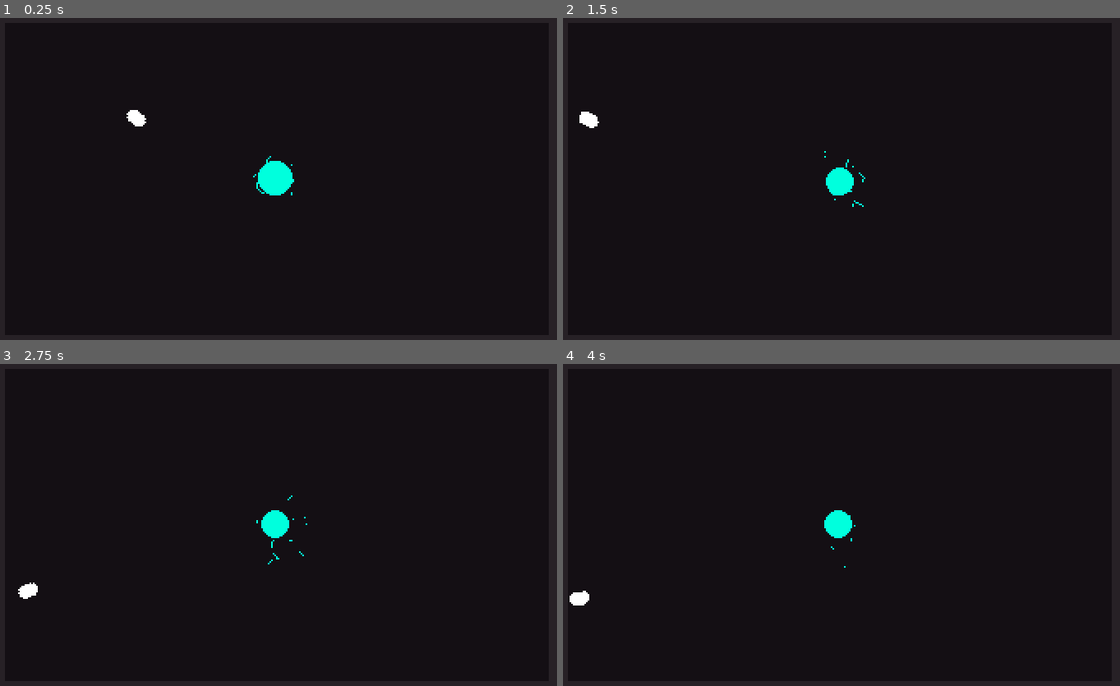
Above: before the commit, frames 1-4 (two rows, left to right).
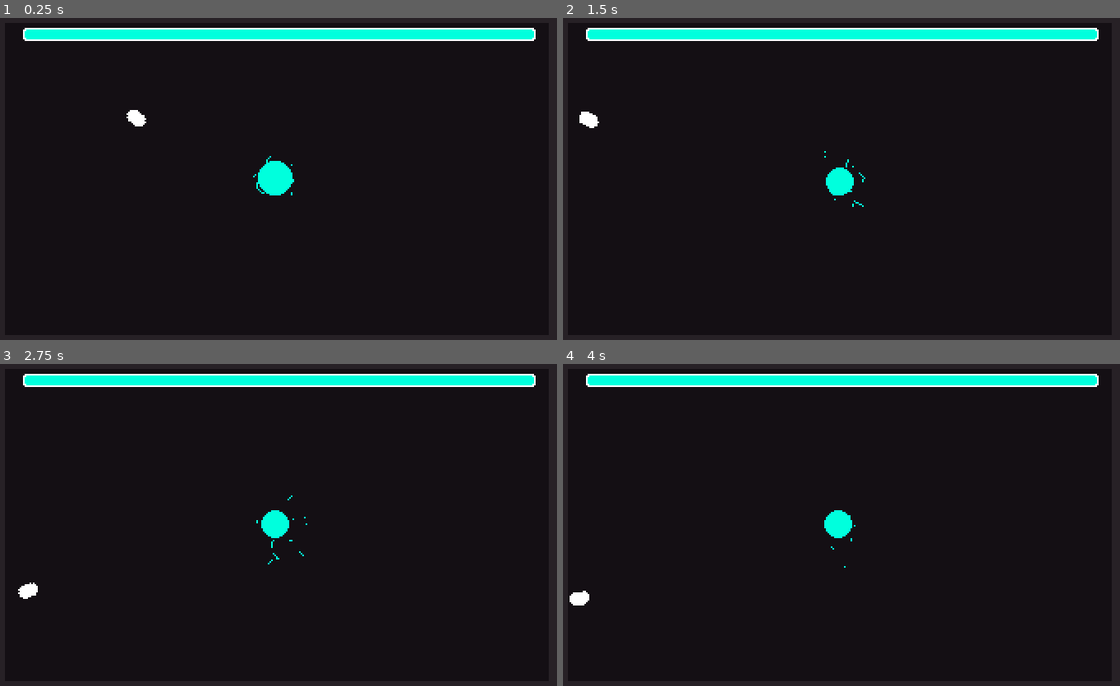
Above: after the commit, the same moments.

Repository: Nexe08/EnergySource
Game: Godot game, scene res://Main.tscn
The game is run twice, just before and just after one commit, with the same random seed, the same clock (stepped at 60 frames per second) and the same inputs.
Inputs (mouse positions are in pixels of both pictures, inside the frame that each line leads up to):
- Up to frame 1 (0.25 s): no input
- Up to frame 2 (1.5 s): move the mouse to (964, 162) at 0.52 s; hold A (a) 0.53-1.28 s; tap D (d) at 0.8, 1.35 s; move the mouse to (730, 195) at 1.27 s
- Up to frame 3 (2.75 s): tap S (s) at 1.55 s; move the mouse to (334, 454) at 2.02 s; hold S (s) from 2.03 s (still down); tap W (w) at 2.3 s
- Up to frame 4 (4 s): move the mouse to (813, 589) at 2.77 s; release S (s) at 2.78 s; tap W (w) at 2.85 s; tap A (a) at 3.05 s; move the mouse to (1008, 573) at 3.52 s; hold A (a) from 3.53 s (still down); tap D (d) at 3.8 s

The runs differ from the first frame. In frame 1, 3.8% of the frame differs, in the area x 4-97%, y 3-8%; in frame 2, 3.8%; in frame 3, 3.8%; in frame 4, 3.8%.

Commit message:
Added: EnergyBar etc..
* Parent Progress bar.
* EnergyBarComponent
* visual feedback for EnergyBar

Diff:
--- a/Autoload/global.gd
+++ b/Autoload/global.gd
@@ -1,5 +1,10 @@
 extends Node
 # global
+
+# warning-ignore:unused_signal
+# emmited by object that can effect energy level
+# connected in prgress bar that show energy (energy bar component)
+signal energy_level_changed(value)
 
 var current_camera
 var main
--- a/Main.tscn
+++ b/Main.tscn
@@ -1,9 +1,10 @@
-[gd_scene load_steps=9 format=2]
+[gd_scene load_steps=10 format=2]
 
 [ext_resource path="res://Player/Player.tscn" type="PackedScene" id=1]
 [ext_resource path="res://main.gd" type="Script" id=2]
 [ext_resource path="res://Core/Core.tscn" type="PackedScene" id=3]
 [ext_resource path="res://Camera/Camera.tscn" type="PackedScene" id=4]
+[ext_resource path="res://ProgressBar/EnergyBarComponent.tscn" type="PackedScene" id=5]
 
 [sub_resource type="RectangleShape2D" id=1]
 extents = Vector2( 5, 100 )
@@ -19,6 +20,9 @@
 
 [node name="Main" type="Node2D"]
 script = ExtResource( 2 )
+
+[node name="Camera" parent="." instance=ExtResource( 4 )]
+visible = false
 
 [node name="background" type="ColorRect" parent="."]
 margin_right = 340.0
@@ -65,8 +69,7 @@
 [node name="CollisionShape2D5" type="CollisionShape2D" parent="background/BoundingBox/down"]
 shape = SubResource( 4 )
 
-[node name="Camera" parent="." instance=ExtResource( 4 )]
-visible = false
+[node name="EnergyBarComponent" parent="." instance=ExtResource( 5 )]
 
 [node name="Core" parent="." instance=ExtResource( 3 )]
 position = Vector2( 170, 100 )
--- a/Player/Script/PlayerAttackComponent.gd
+++ b/Player/Script/PlayerAttackComponent.gd
@@ -39,7 +39,8 @@
         parent.parent.add_child(bullet_instance)
         fire_rate_timer.stop()
         fire_rate_timer.start()
-        sprite.scale = Vector2(1.5, 1.5)
+        sprite.scale = Vector2(1.5, 1.5) # visual
+        global.emit_signal("energy_level_changed", -1) # energy level was consumed
         can_fire = false
 
 
--- /dev/null
+++ b/ProgressBar/EnergyBarComponent.tscn
@@ -0,0 +1,53 @@
+[gd_scene load_steps=6 format=2]
+
+[ext_resource path="res://ProgressBar/ProgressBar.tscn" type="PackedScene" id=1]
+[ext_resource path="res://ProgressBar/script/energy_bar_component.gd" type="Script" id=2]
+[ext_resource path="res://ProgressBar/script/progress_bar.gd" type="Script" id=3]
+
+[sub_resource type="StyleBoxFlat" id=5]
+bg_color = Color( 0, 1, 0.866667, 1 )
+border_width_left = 1
+border_width_top = 1
+border_width_right = 1
+border_width_bottom = 1
+border_color = Color( 1, 1, 1, 1 )
+corner_radius_top_left = 4
+corner_radius_top_right = 4
+corner_radius_bottom_right = 4
+corner_radius_bottom_left = 4
+anti_aliasing = false
+
+[sub_resource type="StyleBoxFlat" id=6]
+bg_color = Color( 1, 1, 1, 1 )
+border_width_left = 1
+border_width_top = 1
+border_width_right = 1
+border_width_bottom = 1
+border_color = Color( 1, 1, 1, 1 )
+border_blend = true
+corner_radius_top_left = 2
+corner_radius_top_right = 2
+corner_radius_bottom_right = 2
+corner_radius_bottom_left = 2
+anti_aliasing = false
+
+[node name="EnergyBarComponent" type="Node2D"]
+position = Vector2( 16, 8 )
+script = ExtResource( 2 )
+
+[node name="EnergyBar" type="ProgressBar" parent="." instance=ExtResource( 1 )]
+margin_right = 312.0
+margin_bottom = 8.0
+rect_pivot_offset = Vector2( 156, 4 )
+custom_colors/font_color_shadow = Color( 0, 0, 0, 1 )
+custom_styles/fg = SubResource( 5 )
+custom_styles/bg = SubResource( 6 )
+value = 50.0
+percent_visible = false
+script = ExtResource( 3 )
+__meta__ = {
+"_edit_use_anchors_": false
+}
+always_visible = true
+
+[connection signal="value_changed" from="EnergyBar" to="EnergyBar" method="_on_HelthBar_value_changed"]
--- /dev/null
+++ b/ProgressBar/ProgressBar.tscn
@@ -0,0 +1,49 @@
+[gd_scene load_steps=4 format=2]
+
+[ext_resource path="res://ProgressBar/script/progress_bar.gd" type="Script" id=1]
+
+[sub_resource type="StyleBoxFlat" id=1]
+bg_color = Color( 0.529412, 0.188235, 0.188235, 1 )
+border_width_left = 1
+border_width_top = 1
+border_width_right = 1
+border_width_bottom = 1
+border_color = Color( 1, 1, 1, 1 )
+corner_radius_top_left = 2
+corner_radius_top_right = 2
+corner_radius_bottom_right = 2
+corner_radius_bottom_left = 2
+anti_aliasing = false
+
+[sub_resource type="StyleBoxFlat" id=2]
+bg_color = Color( 1, 1, 1, 1 )
+border_width_left = 1
+border_width_top = 1
+border_width_right = 1
+border_width_bottom = 1
+border_color = Color( 1, 1, 1, 1 )
+border_blend = true
+corner_radius_top_left = 2
+corner_radius_top_right = 2
+corner_radius_bottom_right = 2
+corner_radius_bottom_left = 2
+anti_aliasing = false
+
+[node name="ProgressBar" type="ProgressBar"]
+margin_right = 24.0
+margin_bottom = 8.0
+custom_colors/font_color_shadow = Color( 0, 0, 0, 1 )
+custom_styles/fg = SubResource( 1 )
+custom_styles/bg = SubResource( 2 )
+value = 50.0
+percent_visible = false
+script = ExtResource( 1 )
+__meta__ = {
+"_edit_use_anchors_": false
+}
+
+[node name="VisibleTimer" type="Timer" parent="."]
+wait_time = 0.5
+one_shot = true
+
+[connection signal="value_changed" from="." to="." method="_on_HelthBar_value_changed"]
--- /dev/null
+++ b/ProgressBar/script/energy_bar_component.gd
@@ -0,0 +1,30 @@
+extends Node2D
+# ProgressBar/script/energy_bar_component
+
+export var current_energy_level: float = 25
+export var max_energy_level: float = 25
+
+onready var energy_bar = $EnergyBar
+
+
+func _ready() -> void:
+    # warning-ignore:return_value_discarded
+    global.connect("energy_level_changed", self, "_change_energy_level")
+    energy_bar.max_value = max_energy_level
+
+
+func _process(_delta: float) -> void:
+    energy_bar.rect_scale = lerp(energy_bar.rect_scale, Vector2(1, 1), .5)
+    energy_bar.modulate = energy_bar.modulate.linear_interpolate(Color.white, .2)
+
+
+# signal connection
+func _change_energy_level(value):
+    current_energy_level += value
+
+    if value < 0:
+        energy_bar.modulate = "#ff0000"
+    else:
+        energy_bar.modulate = "#15eacb"
+    energy_bar.rect_scale = Vector2(1.05, 1.1)
+    energy_bar.emit_signal("value_changed", current_energy_level)
--- /dev/null
+++ b/ProgressBar/script/progress_bar.gd
@@ -0,0 +1,23 @@
+extends ProgressBar
+# health bar
+
+
+export var always_visible: bool = false
+
+onready var visible_timer = $VisibleTimer
+
+
+func _ready() -> void:
+    if not always_visible:
+        visible = false
+    else:
+        visible = true
+
+
+func _on_HelthBar_value_changed(value: float) -> void:
+    if not always_visible:
+        visible = true
+        visible_timer.stop()
+        visible_timer.start()
+
+    self.value = value
--- a/project.godot
+++ b/project.godot
@@ -23,6 +23,8 @@
 window/size/width=341
 window/size/height=200
 window/size/always_on_top=true
+window/size/test_width=1024
+window/size/test_height=600
 window/stretch/mode="viewport"
 window/stretch/aspect="keep"
 
